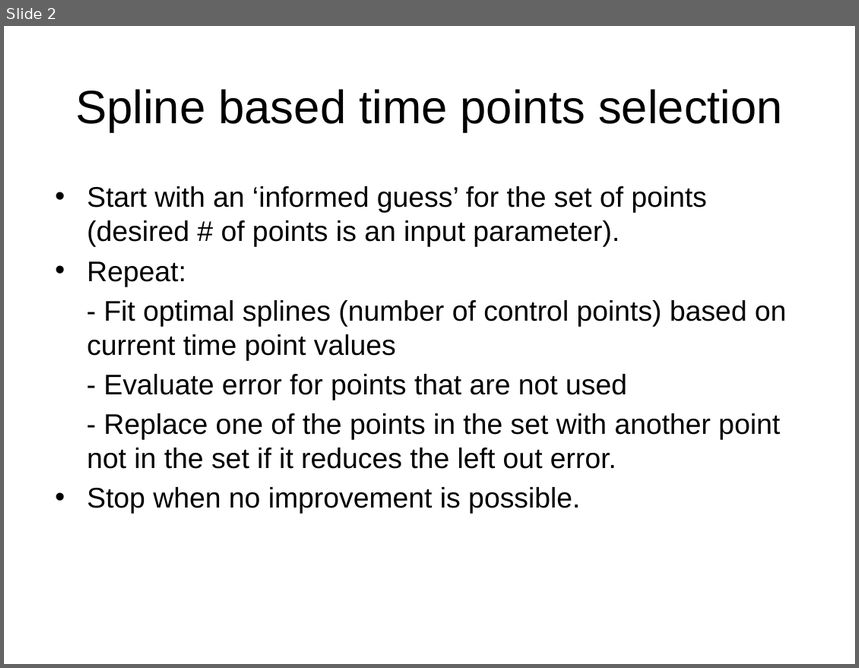
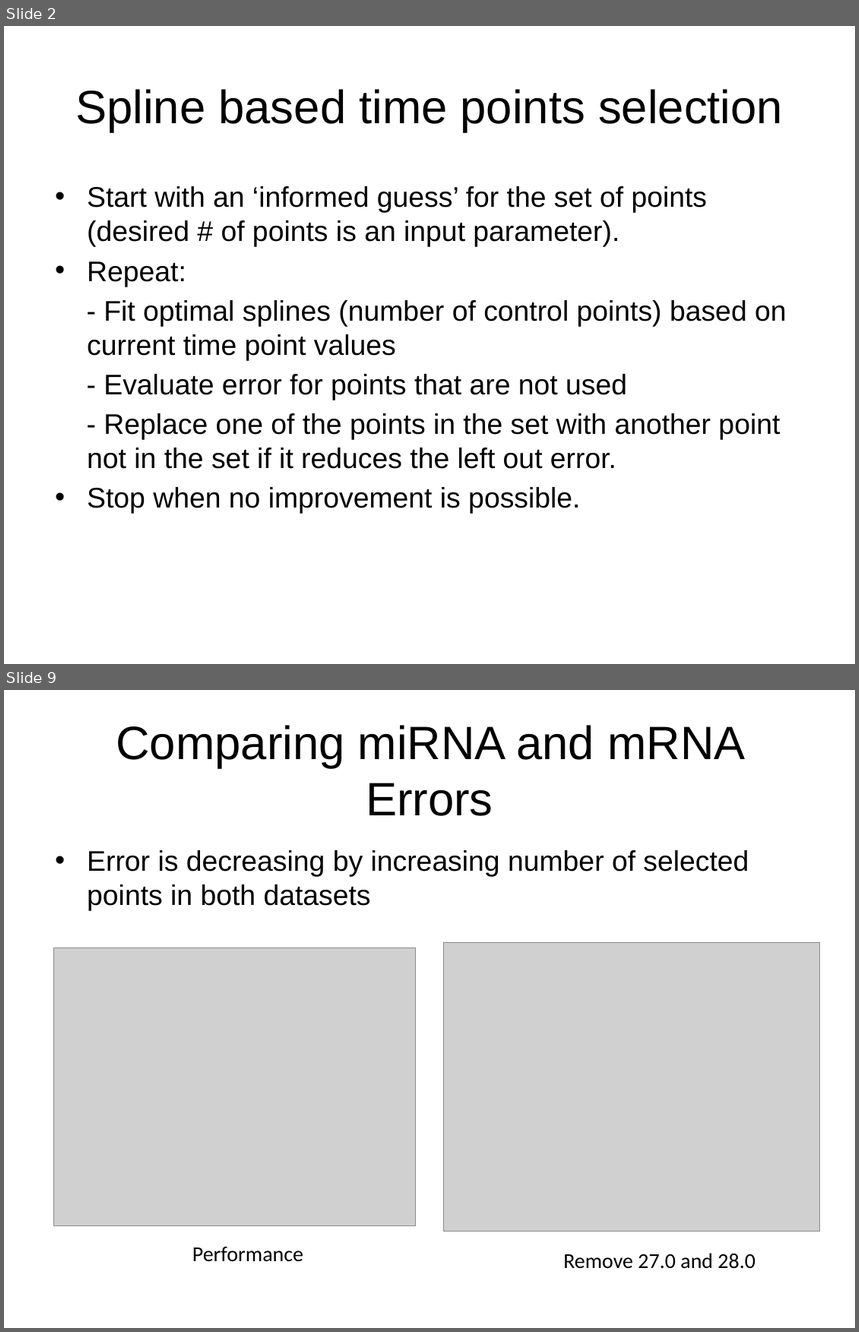
Before and after one commit to emresefer/geneexpress, a slide deck: presentation/NIH-07-15.pptx. Shown one above the other, each under a label of ours: slide 2 before the commit, slides 2 and 9 after it; the slides between them are not shown. The pictures are 859x668 and 859x1332 pixels, drawn with LibreOffice and Linux fonts; fonts in the diff are those of the drawing; grey boxes stand for pictures. Boxes give left, top, right and bottom in pixels: in the first picture for what was removed or moved away, otherwise in the second. Text is boxed around its words. In the diff, an @@ line names an element or a change of style, - is before the commit and + after.

```diff
--- a/presentation/NIH-07-15.pptx
+++ b/presentation/NIH-07-15.pptx
@@ slide 9 added at [4, 690, 855, 1328], background #FFFFFF @@
@@ title added at [116, 725, 745, 816], 39.6 pt, text #000000 @@
+Comparing miRNA and mRNA Errors
@@ text added at [87, 850, 749, 911], 24 pt, text #000000 @@
+• Error is decreasing by increasing number of selected points in both datasets
@@ picture added at [53, 948, 415, 1227] @@
@@ picture added at [444, 943, 820, 1232] @@
@@ text added at [192, 1247, 303, 1262], 18 pt, text #000000 @@
+Performance
@@ text added at [563, 1253, 756, 1269], 18 pt, text #000000 @@
+Remove 27.0 and 28.0
```
Also in this commit, not shown: 9 other slides added, 1 slide removed, 4 other files.
